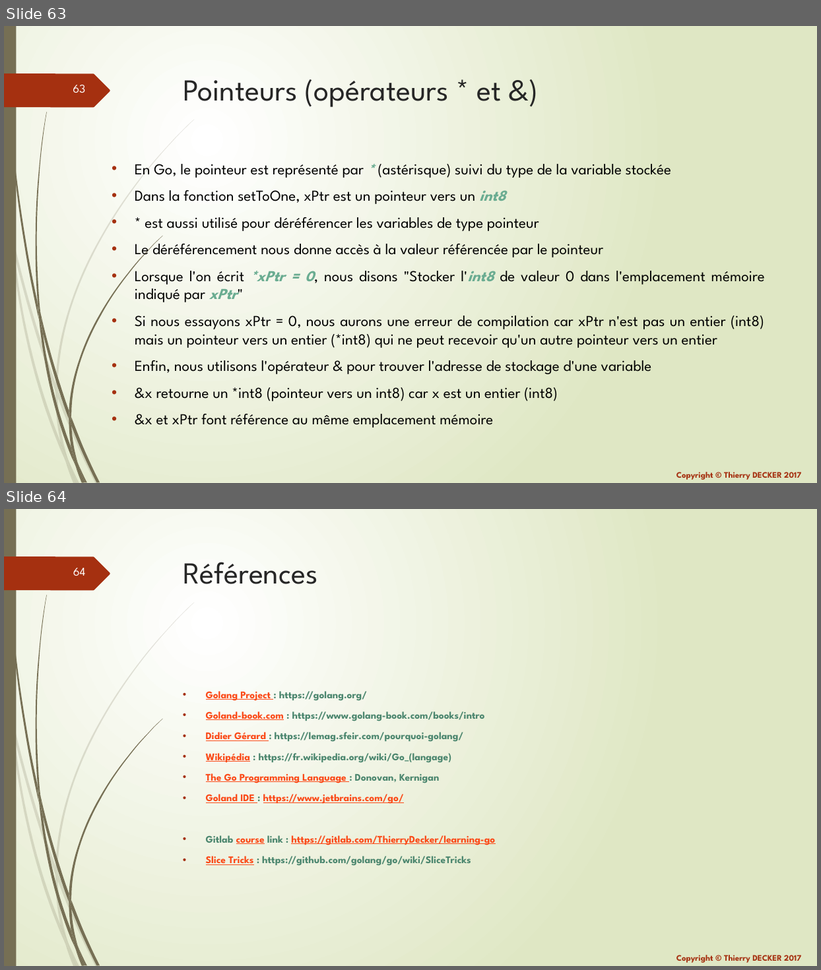
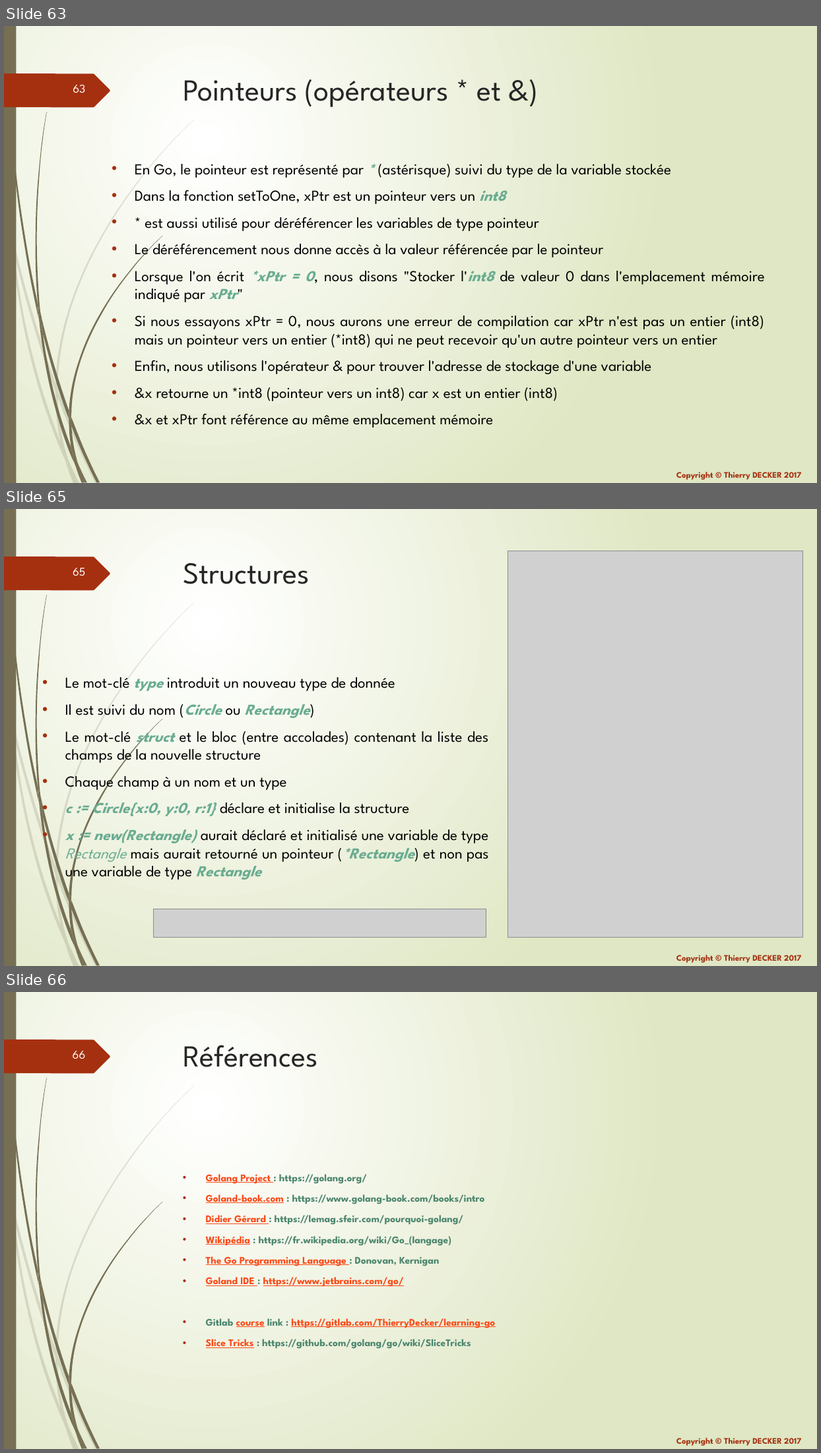
Before and after one commit to thierrydecker/learning-go, a slide deck: documentations/learning-go.pptx. Shown one above the other, each under a label of ours: slides 63 and 64 before the commit, slides 63, 65 and 66 after it; the slides between them are not shown. The pictures are 821x970 and 821x1453 pixels, drawn with LibreOffice and Linux fonts; fonts in the diff are those of the drawing; grey boxes stand for pictures. Boxes give left, top, right and bottom in pixels: in the first picture for what was removed or moved away, otherwise in the second. Text is boxed around its words. In the diff, an @@ line names an element or a change of style, - is before the commit and + after.

Commit message:
Added structures

```diff
--- a/documentations/learning-go.pptx
+++ b/documentations/learning-go.pptx
@@ slide 65 added at bbox=[4, 509, 817, 966], background gradient #FFFFFF to #DFE8C4; not listed: 26 template elements that a slide beside it also shows @@
@@ title added at bbox=[183, 563, 310, 584], 36 pt, text #262626 @@
+Structures
@@ picture added at bbox=[508, 551, 803, 937] @@
@@ text added at bbox=[65, 677, 489, 881], 18 pt, text #000000 @@
+• Le mot-clé type introduit un nouveau type de donnée
+• Il est suivi du nom (Circle ou Rectangle)
+• Le mot-clé struct et le bloc (entre accolades) contenant la liste des champs de la nouvelle structure
+• Chaque champ à un nom et un type
+• c := Circle{x:0, y:0, r:1} déclare et initialise la structure
+• x := new(Rectangle) aurait déclaré et initialisé une variable de type Rectangle mais aurait retourné un pointeur (*Rectangle) et non pas une variable de type Rectangle
@@ picture added at bbox=[153, 910, 486, 938] @@
@@ what was slide 64 is now slide 66 @@
@@ page number at bbox=[73, 1051, 86, 1059]: text changed @@
-64
+66
```
Also in this commit, not shown: 1 other slide added, 3 other files.
